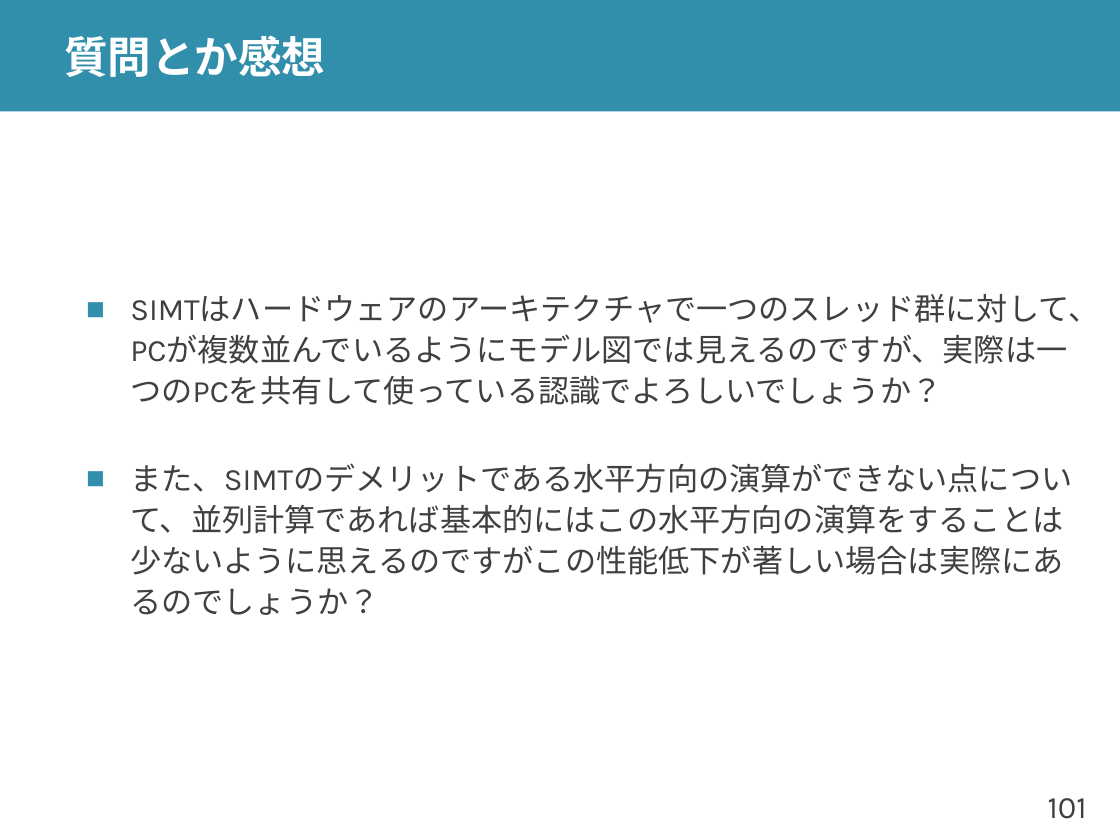
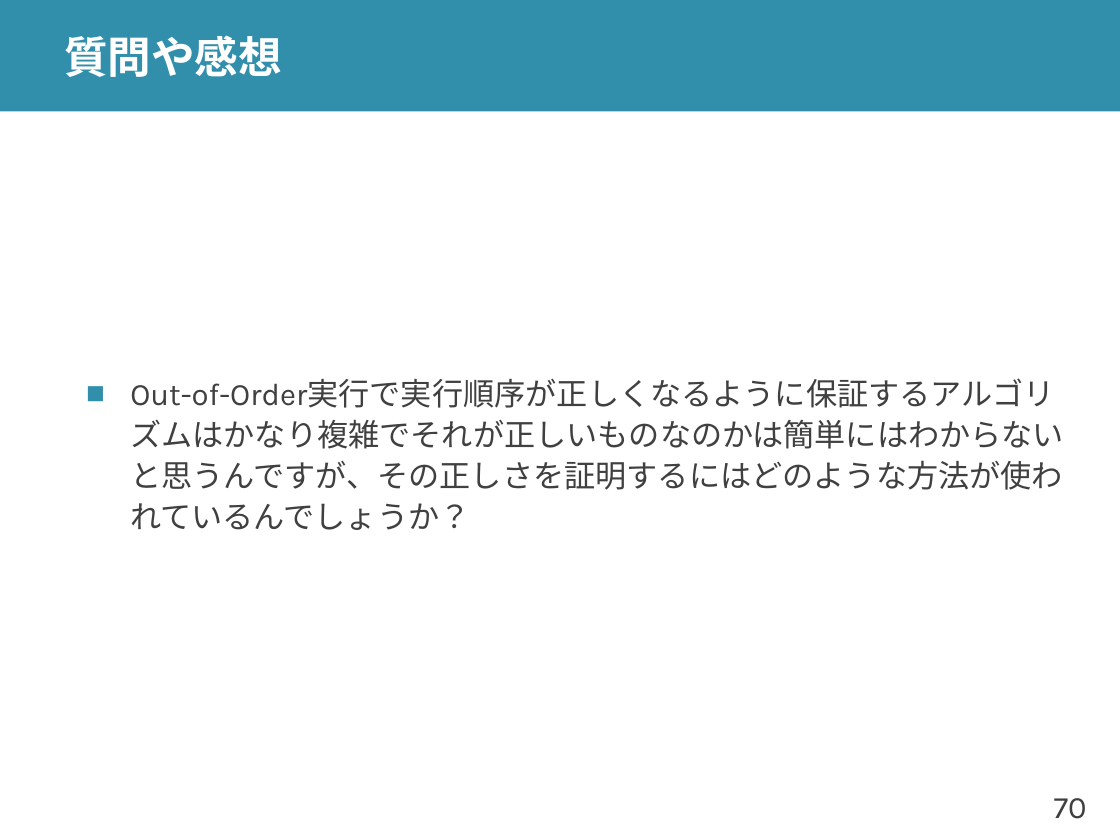
Before and after one commit to shioyadan/advanced-computer-organization, a slide deck: slide 70 of aco-shioya-12.pptx (slide 101 before the commit). Drawn at 1120x840 pixels with LibreOffice and Linux fonts; fonts in the diff are those of the drawing. Boxes give left, top, right and bottom in pixels: in the first picture for what was removed or moved away, otherwise in the second. Text is boxed around its words. In the diff, an @@ line names an element or a change of style, - is before the commit and + after.

Commit message:
回数の順序などを変更

```diff
--- a/aco-shioya-12.pptx
+++ b/aco-shioya-12.pptx
@@ title at (64,35,282,77): text changed @@
-質問とか感想
+質問や感想
@@ text at (130,378,1063,530): text changed @@
-■ SIMTはハードウェアのアーキテクチャで一つのスレッド群に対して、PCが複数並んでいるようにモデル図では見えるのですが、実際は一つのPCを共有して使っている認識でよろしいでしょうか？
-■ また、SIMTのデメリットである水平方向の演算ができない点について、並列計算であれば基本的にはこの水平方向の演算をすることは少ないように思えるのですがこの性能低下が著しい場合は実際にあるのでしょうか？
+■ Out-of-Order実行で実行順序が正しくなるように保証するアルゴリズムはかなり複雑でそれが正しいものなのかは簡単にはわからないと思うんですが、その正しさを証明するにはどのような方法が使われているんでしょうか？
@@ page number at (1054,798,1087,819): text changed @@
-101
+70
```
Also in this commit, not shown: 26 other slides changed, 43 slides added, 74 slides removed, 8 other files.
